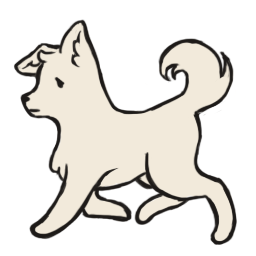
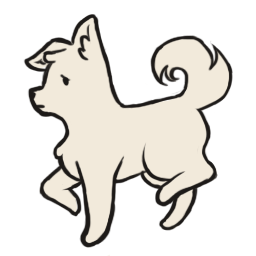
The second 256 × 256 image is a revision of the first. Changes to its layers:
pixels changed over (x1=13, y1=14, x2=237, y2=256) (layer not identified)
